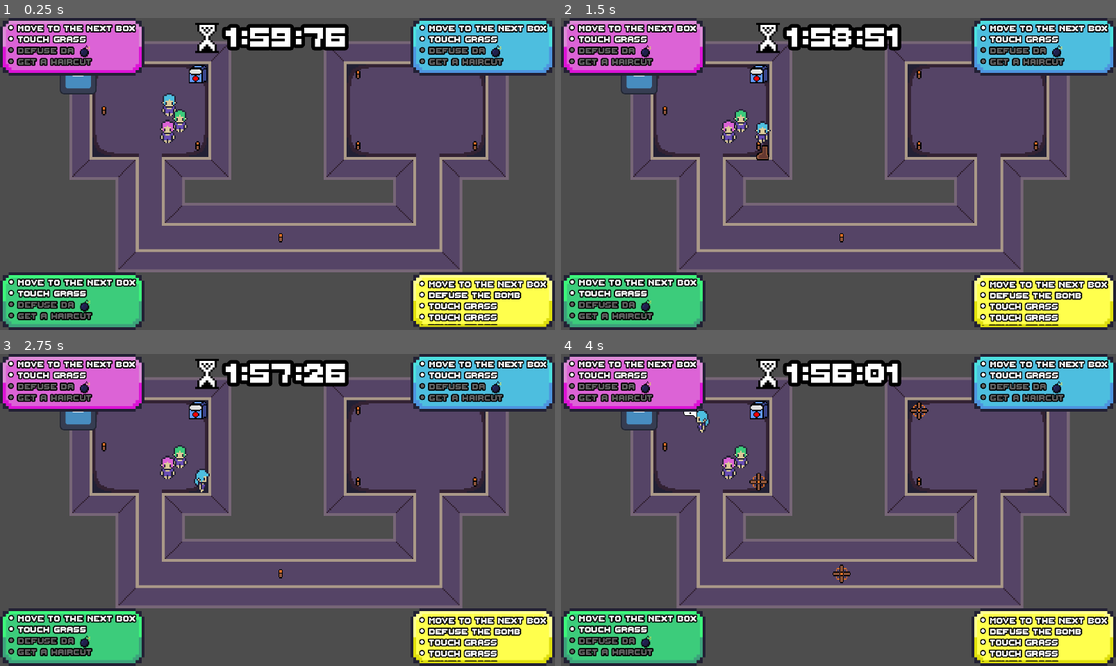
Above: before the commit, frames 1-4 (two rows, left to right).
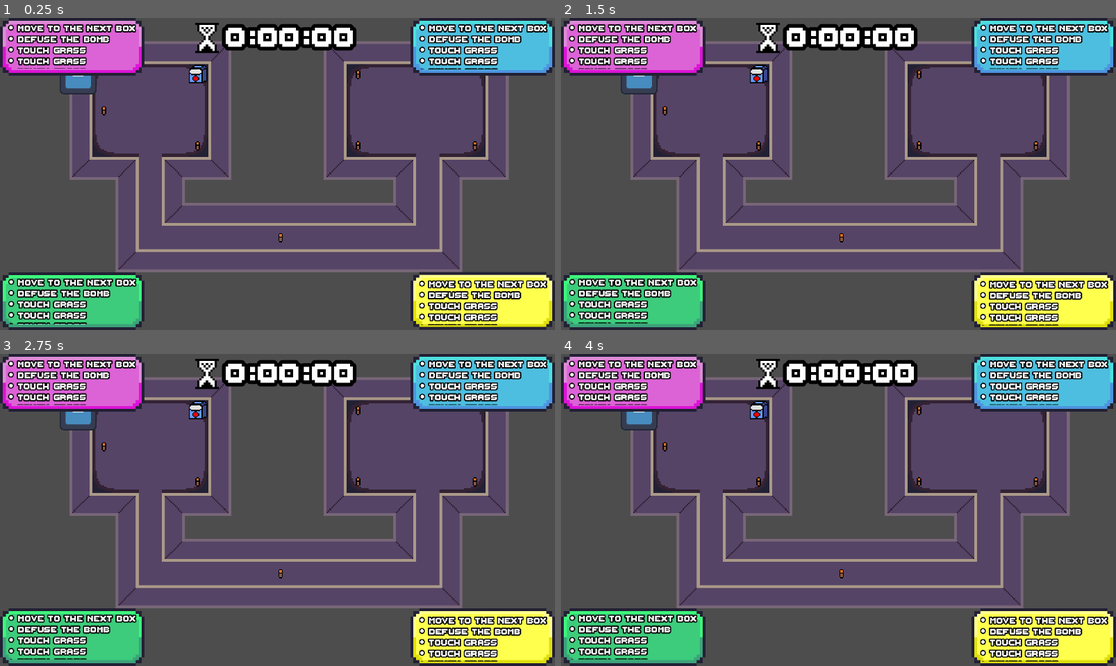
Above: after the commit, the same moments.

Repository: Nebulea-dev/Task-tastrophe
Game: Godot game, scene res://Level1.tscn
The game is run twice, just before and just after one commit, with the same random seed, the same clock (stepped at 60 frames per second) and the same inputs. The engine's default icon, where the game draws it, is replaced by a stand-in: a white triangle on a blue panel in a dark square.
Inputs:
- Up to frame 1 (0.25 s): no input
- Up to frame 2 (1.5 s): hold D (player1_right) 0.53-1.28 s; tap Keypad 3 (player2_activated, bound only after the commit) at 0.6 s; hold S (player1_down) from 1.28 s (still down); tap Q (player1_kick) at 1.35 s
- Up to frame 3 (2.75 s): tap Keypad 3 (player2_activated, bound only after the commit) at 1.55, 2.3 s; release S (player1_down) at 2.03 s; hold D (player1_right) from 2.03 s (still down); tap F (player1_mission) at 2.1 s
- Up to frame 4 (4 s): release D (player1_right) at 2.78 s; hold W (player1_up) 2.78-3.53 s; tap R (player1_ping, bound only after the commit) at 2.85 s; tap Keypad 3 (player2_activated, bound only after the commit) at 3.05, 3.8 s; hold A (player1_left) from 3.53 s (still down); tap E (player1_ping, bound only before the commit) at 3.6 s

The runs differ from the first frame. In frame 1, 4.6% of the frame differs, in the area x 1-94%, y 2-99%; in frame 2, 4.8%; in frame 3, 4.5%; in frame 4, 5.0%, in the area x 1-94%, y 2-98%.
Error after the commit: Parse Error: Could not preload resource file "res://objects/player/Player.tscn". (res://objects/managers/players_manager.gd:5)

Commit message:
add interaction fixed probed

Diff:
--- a/objects/FixedProps/FixedProps.tscn
+++ b/objects/FixedProps/FixedProps.tscn
@@ -1,7 +1,8 @@
-[gd_scene load_steps=4 format=3 uid="uid://e3irey733rn5"]
+[gd_scene load_steps=5 format=3 uid="uid://crabl2252yarp"]
 
 [ext_resource type="Script" path="res://objects/FixedProps/fixed_props.gd" id="1_tftot"]
 [ext_resource type="Texture2D" uid="uid://kp58jm4lr4ax" path="res://icon.svg" id="2_0gdvu"]
+[ext_resource type="Texture2D" uid="uid://b1326x4qey2f4" path="res://Aseprite/Boot.png" id="2_ysf13"]
 
 [sub_resource type="RectangleShape2D" id="RectangleShape2D_koax4"]
 size = Vector2(123, 124)
@@ -15,6 +16,11 @@
 position = Vector2(0.5, -1)
 shape = SubResource("RectangleShape2D_koax4")
 
+[node name="Sprite2D activé" type="Sprite2D" parent="."]
+visible = false
+position = Vector2(0.800018, 0.80001)
+texture = ExtResource("2_ysf13")
+
 [node name="Sprite2D" type="Sprite2D" parent="."]
 position = Vector2(0.400009, 0.400005)
 texture = ExtResource("2_0gdvu")
--- a/objects/FixedProps/fixed_props.gd
+++ b/objects/FixedProps/fixed_props.gd
@@ -2,7 +2,7 @@
 
 class_name fixedProps
 
-signal update_player_mission(player : int, missions : Array[Mission])
+
 
 var playerDetected :Player =null;
 
@@ -25,3 +25,10 @@
 	if (playerDetected !=null or player==playerDetected ):
 		playerDetected=null
 	#emit signal to end key print
+
+func _onActivation(players_concerned: Array[bool])->void :
+	if (playerDetected !=null and players_concerned [ playerDetected.playerIndex ]) :
+		var SpriteOff :Sprite2D = get_child(1)
+		var SpriteOn : Sprite2D = get_child(2)
+		SpriteOff.visible =true
+		SpriteOn.visible = false
--- a/objects/input_manager.gd
+++ b/objects/input_manager.gd
@@ -3,6 +3,7 @@
 signal move_update(move_x : Array[float], move_y : Array[float])
 signal kick_update(players_concerned: Array[bool])
 signal ping_update(players_concerned: Array[bool])
+signal activated_update(players_concerned: Array[bool])
 
 static var move_directions_x:Array[float] = [0,0,0]
 static var move_directions_y:Array[float] = [0,0,0]
@@ -18,6 +19,7 @@
 	update_input()
 	update_kick_input()
 	update_ping_input()
+	update_activation_input()
 	if Input.is_action_pressed("ui_cancel"):
 		get_tree().quit()
 
@@ -96,4 +98,12 @@
 
 	ping_update.emit(player_ping)
 
-#Interactions
+func update_activation_input()-> void:
+	var player_activation : Array[bool] = [false, false, false]
+	if Input.is_action_just_pressed("player1_activated"):
+		player_activation[0] = true
+
+	if Input.is_action_just_pressed("player2_activated"):
+		player_activation[1] = true
+
+	activated_update.emit(player_activation)
--- a/objects/managers/players_manager.gd
+++ b/objects/managers/players_manager.gd
@@ -18,7 +18,7 @@
 		player.get_node("./PrincipalSprite").texture = list_sprites[id]
 		player.playerIndex = id
 		player.set_global_position(Vector2(randi_range(0, 100), randi_range(0, 100)))
-
+		player.inputManager= inputManagerNode
 		inputManagerNode.move_update.connect(player._on_player_move)
 		inputManagerNode.kick_update.connect(player._on_player_kick)
 		inputManagerNode.ping_update.connect(player._on_player_ping)
--- a/objects/player/Player.tscn
+++ b/objects/player/Player.tscn
@@ -133,6 +133,7 @@
 stream = ExtResource("4_d7li0")
 
 [node name="Node2D" type="Node2D" parent="."]
+script = ExtResource("3_4ou25")
 
 [node name="RayCast2D3" type="RayCast2D" parent="Node2D"]
 position = Vector2(0, 19)
--- a/objects/player/PlayerDetection.gd
+++ b/objects/player/PlayerDetection.gd
@@ -1,13 +1,13 @@
 extends Node
 
-
+class_name  FixedProps
 # Called when the node enters the scene tree for the first time.
 func _ready() -> void:
 	pass # Replace with function body.
 
 
 # Called every frame. 'delta' is the elapsed time since the previous frame.
-func _process(delta: float) -> void:
+func _process(_delta: float) -> void:
 	var player : Player  = get_parent()
 	var orientation : int   = player.curr_look*180 /PI
 
@@ -15,24 +15,24 @@
 
 
 	for id in range(4):
+		print ()
 		var ray : RayCast2D = get_child(id)
 		var angle: float = ray.target_position.angle()
 		var directionArray: int = angle*180 /PI
-		if( player.playerIndex==1):
 
-			if(directionArray == directionPlayer   ):
 
-				print(orientation ,directionArray)
-				var collider = ray.get_collider()
-				if ( collider != null):
-					player.propDetected= collider
-					collider.call("_onDetection",player)
-				else :
-					var oldCollider= player.propDetected;
-					if(oldCollider!=null ):
-						oldCollider.call("_onEndDetection",player)
-						player.propDetected=null
-	#	var collided_entity :KinematicCollision2D =ray.get_collider();
-	#if(collided_entity != null):
-	#	listCollider.append(collidentity)
-	#	print(collider)
+		if(directionArray == directionPlayer   ):
+
+			print(orientation ,directionArray)
+			var collider = ray.get_collider()
+			if ( collider != null):
+				player.propDetected= collider
+				collider.call("_onDetection",player)
+
+
+				player.inputManager.activated_update.connect(collider._onActivation,4 )
+			else :
+				var oldCollider= player.propDetected;
+				if(oldCollider!=null ):
+					oldCollider.call("_onEndDetection",player)
+					player.propDetected=null
--- a/objects/player/player.gd
+++ b/objects/player/player.gd
@@ -10,6 +10,7 @@
 @export var move_factor : float = 0.2
 @export var speed : int = 500
 
+var inputManager :Node
 var playerIndex : int = 0
 var targetDir : Vector2 = Vector2(0, 0)
 var real_velocity : Vector2
--- a/project.godot
+++ b/project.godot
@@ -94,7 +94,7 @@
 }
 player1_ping={
 "deadzone": 0.5,
-"events": [Object(InputEventKey,"resource_local_to_scene":fa …(140 unchanged characters)… d":false,"keycode":0,"physical_keycode":69,"key_label":0,"unicode":101,"location":0,"echo":false,"script":null)
+"events": [Object(InputEventKey,"resource_local_to_scene":fa …(140 unchanged characters)… d":false,"keycode":0,"physical_keycode":82,"key_label":0,"unicode":114,"location":0,"echo":false,"script":null)
 , Object(InputEventJoypadButton,"resource_local_to_scene":false,"resource_name":"","device":0,"button_index":3,"pressure":0.0,"pressed":true,"script":null)
 ]
 }
@@ -114,6 +114,16 @@
 "deadzone": 0.5,
 "events": [Object(InputEventKey,"resource_local_to_scene":false,"resource_name":"","device":-1,"window_id":0,"alt_press …(196 unchanged characters)…
 , Object(InputEventJoypadButton,"resource_local_to_scene":false,"resource_name":"","device":1,"button_index":9,"pressure":0.0,"pressed":true,"script":null)
+]
+}
+player1_activated={
+"deadzone": 0.5,
+"events": [Object(InputEventKey,"resource_local_to_scene":false,"resource_name":"","device":-1,"window_id":0,"alt_pressed":false,"shift_pressed":false,"ctrl_pressed":false,"meta_pressed":false,"pressed":false,"keycode":0,"physical_keycode":69,"key_label":0,"unicode":101,"location":0,"echo":false,"script":null)
+]
+}
+player2_activated={
+"deadzone": 0.5,
+"events": [Object(InputEventKey,"resource_local_to_scene":false,"resource_name":"","device":0,"window_id":0,"alt_pressed":false,"shift_pressed":false,"ctrl_pressed":false,"meta_pressed":false,"pressed":false,"keycode":0,"physical_keycode":4194441,"key_label":0,"unicode":0,"location":0,"echo":false,"script":null)
 ]
 }
 
